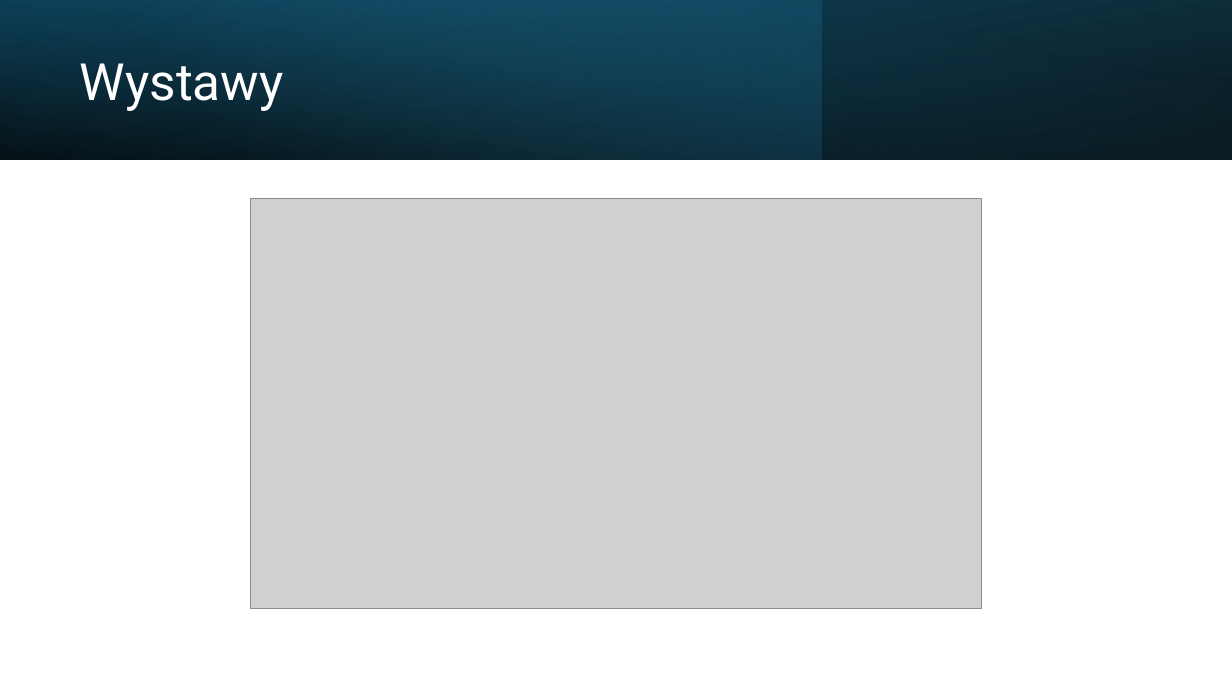
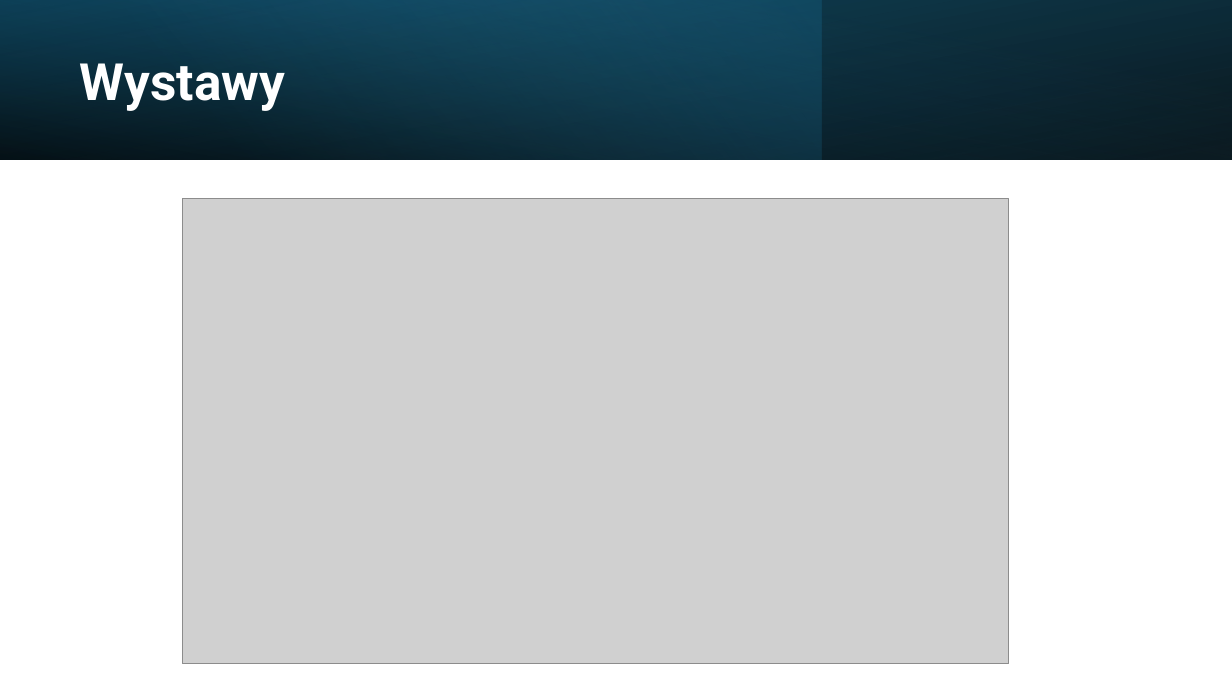
Before and after one commit to oliwiaglodek/MuzeumWPF, a slide deck: slide 15 of Prezentacja na obronę.pptx. Drawn at 1232x693 pixels with LibreOffice and Linux fonts; fonts in the diff are those of the drawing; grey boxes stand for pictures. Boxes give left, top, right and bottom in pixels: in the first picture for what was removed or moved away, otherwise in the second. Text is boxed around its words. In the diff, an @@ line names an element or a change of style, - is before the commit and + after.

```diff
--- a/Prezentacja na obronę.pptx
+++ b/Prezentacja na obronę.pptx
@@ title "Wystawy" at (80,63,285,111): bold on @@
@@ picture: place and size @@
-picture at (251,198,982,609)
+picture at (182,199,1009,664)
```
Also in this commit, not shown: 20 other slides changed, 1 other file.
